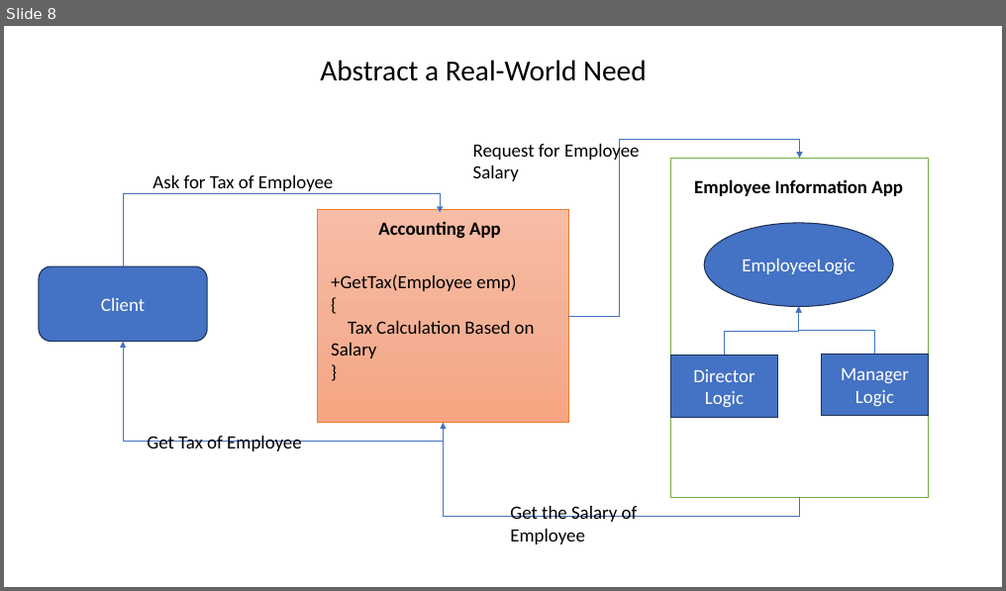
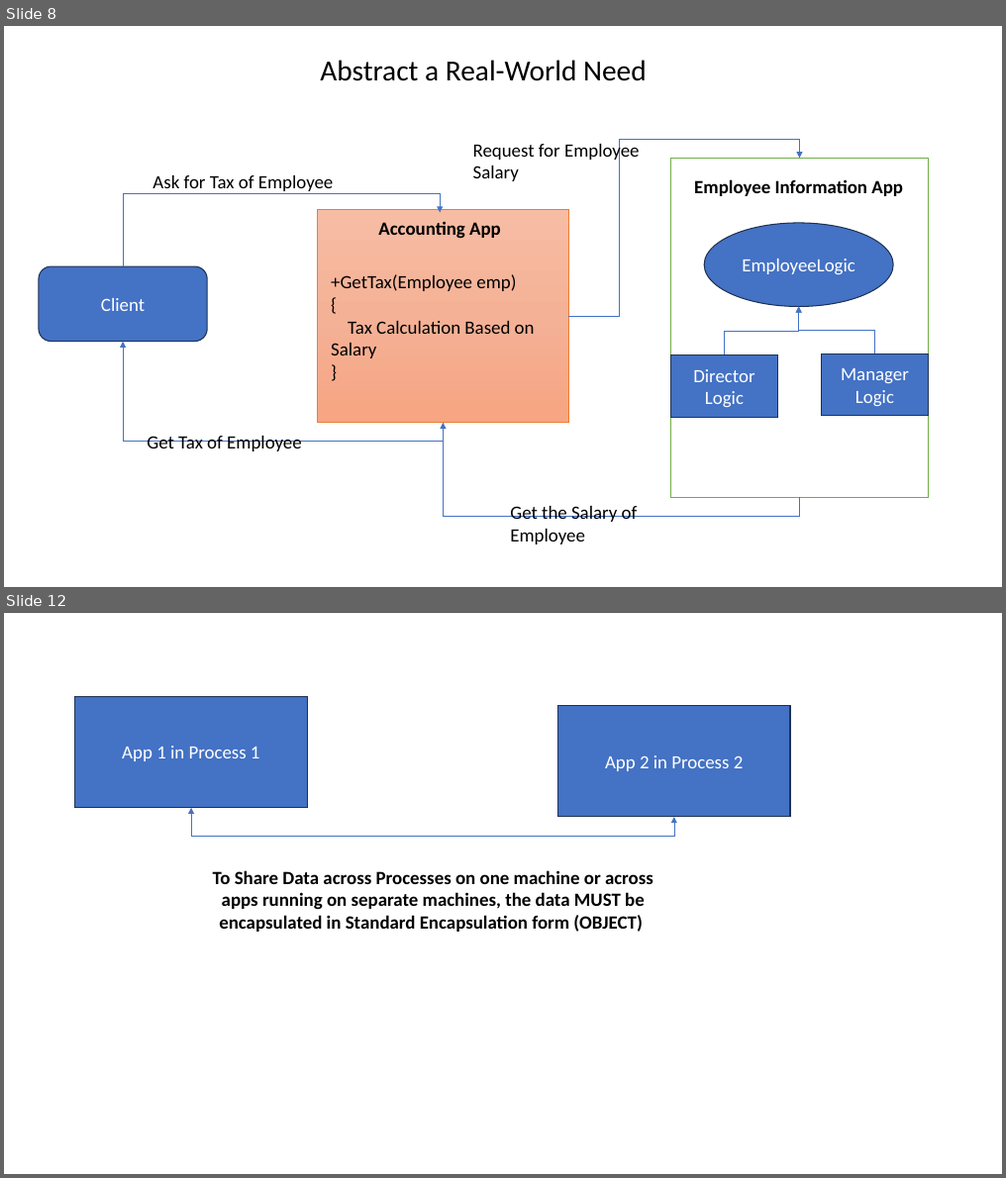
Before and after one commit to maheshsabnis/capita_sept_2023_Oct, a slide deck: Images.pptx. Shown one above the other, each under a label of ours: slide 8 before the commit, slides 8 and 12 after it; the slides between them are not shown. The pictures are 1006x591 and 1006x1178 pixels, drawn with LibreOffice and Linux fonts; fonts in the diff are those of the drawing. Boxes give left, top, right and bottom in pixels: in the first picture for what was removed or moved away, otherwise in the second. Text is boxed around its words. In the diff, an @@ line names an element or a change of style, - is before the commit and + after.

```diff
--- a/Images.pptx
+++ b/Images.pptx
@@ slide 12 added at <box>4,613,1002,1174</box>, background #FFFFFF @@
@@ rectangle added at <box>75,696,307,808</box>, fill #4472C4, outline #1E3256 1 pt, 18 pt, text #FFFFFF @@
+App 1 in Process 1
@@ rectangle added at <box>558,705,790,817</box>, fill #4472C4, outline #1E3256 1 pt, 18 pt, text #FFFFFF @@
+App 2 in Process 2
@@ elbow double arrow added from (191, 808) to (674, 817), #4472C4 0.5 pt @@
@@ text added at <box>213,870,653,932</box>, 18 pt, text #000000, bold @@
+To Share Data across Processes on one machine or across apps running on separate machines, the data MUST be encapsulated in Standard Encapsulation form (OBJECT)
```
Also in this commit, not shown: 2 slides changed, 6 other slides added, 29 other files.
